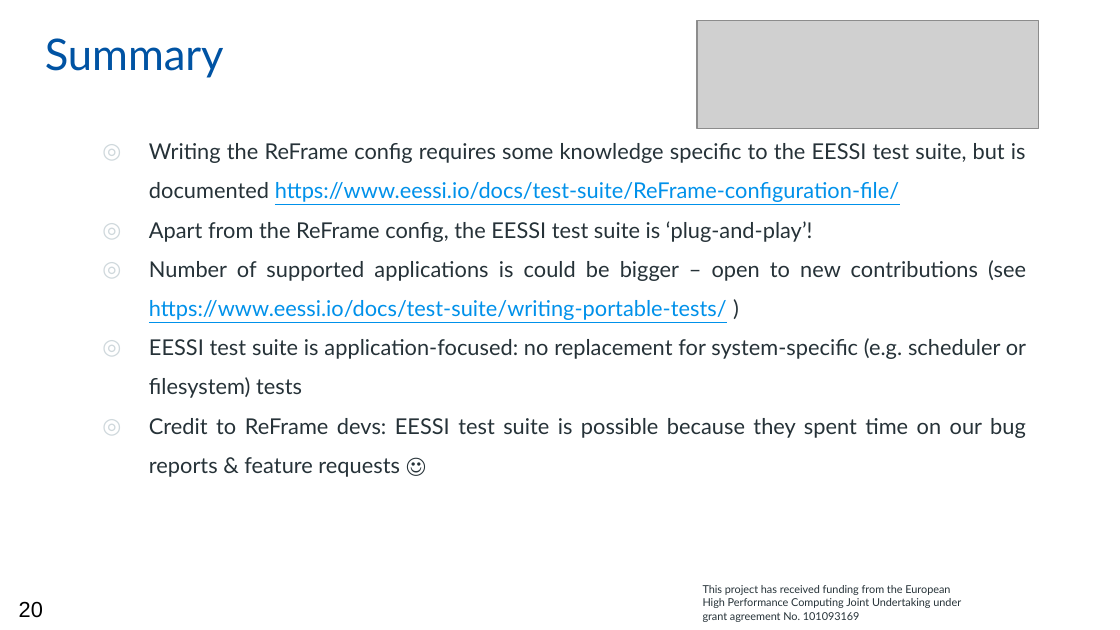
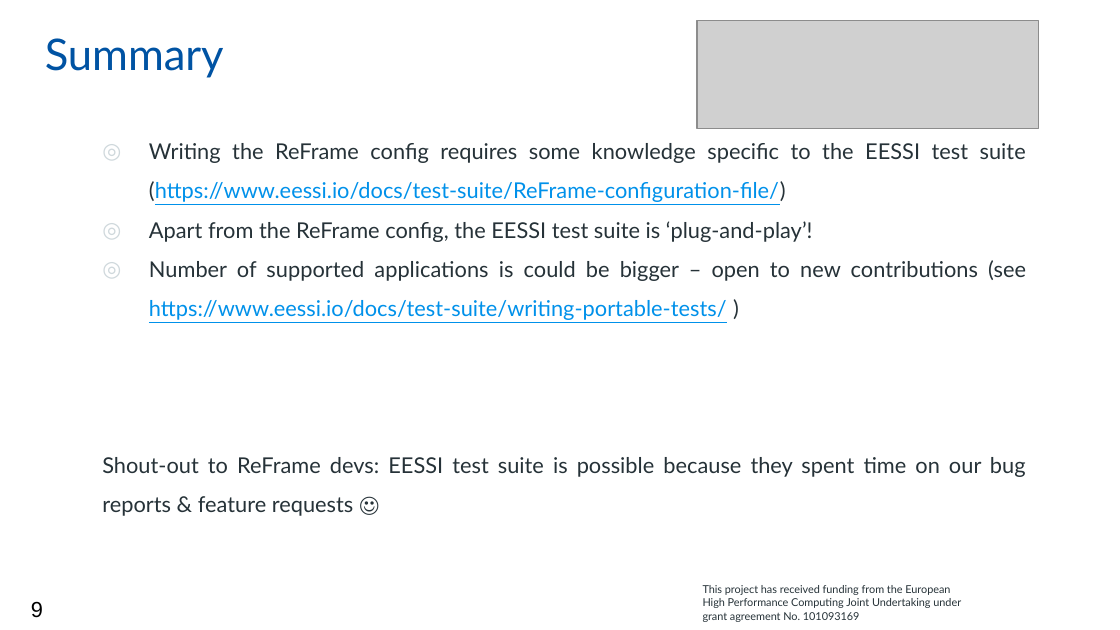
Before and after one commit to casparvl/EUM25, a slide deck: slide 9 of 2025-03 - EESSI test suite at EUM25.pptx (slide 20 before the commit). Drawn at 1120x630 pixels with LibreOffice and Linux fonts; fonts in the diff are those of the drawing; grey boxes stand for pictures; background and template pictures are left out. Boxes give left, top, right and bottom in pixels: in the first picture for what was removed or moved away, otherwise in the second. Text is boxed around its words. In the diff, an @@ line names an element or a change of style, - is before the commit and + after.

```diff
--- a/2025-03 - EESSI test suite at EUM25.pptx
+++ b/2025-03 - EESSI test suite at EUM25.pptx
@@ text at (149,143,1026,202): text changed @@
-◎ Writing the ReFrame config requires some knowledge specific to the EESSI test suite, but is documented https://www.eessi.io/docs/test-suite/ReFrame-configuration-file/
+◎ Writing the ReFrame config requires some knowledge specific to the EESSI test suite (https://www.eessi.io/docs/test-suite/ReFrame-configuration-file/)
@@ text at (102,457,1026,516): text changed @@
-◎ EESSI test suite is application-focused: no replacement for system-specific (e.g. scheduler or filesystem) tests
-◎ Credit to ReFrame devs: EESSI test suite is possible because they spent time on our bug reports & feature requests ☺
+Shout-out to ReFrame devs: EESSI test suite is possible because they spent time on our bug reports & feature requests ☺
@@ page number at (31,601,43,618): text changed @@
-20
+9
```
Also in this commit, not shown: 6 other slides changed, 1 other file.
